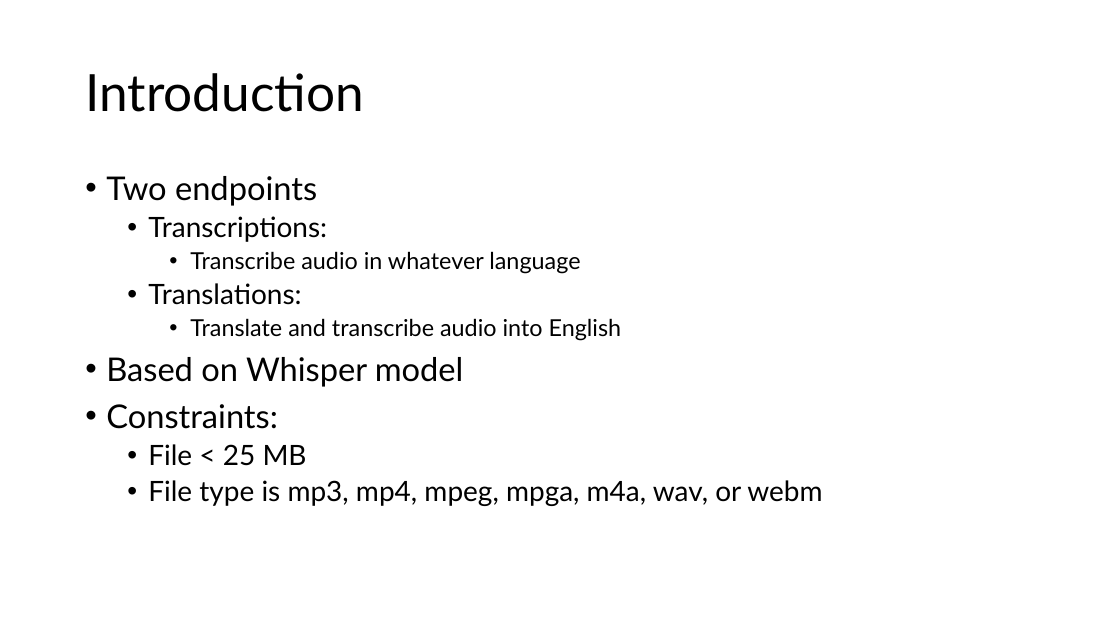
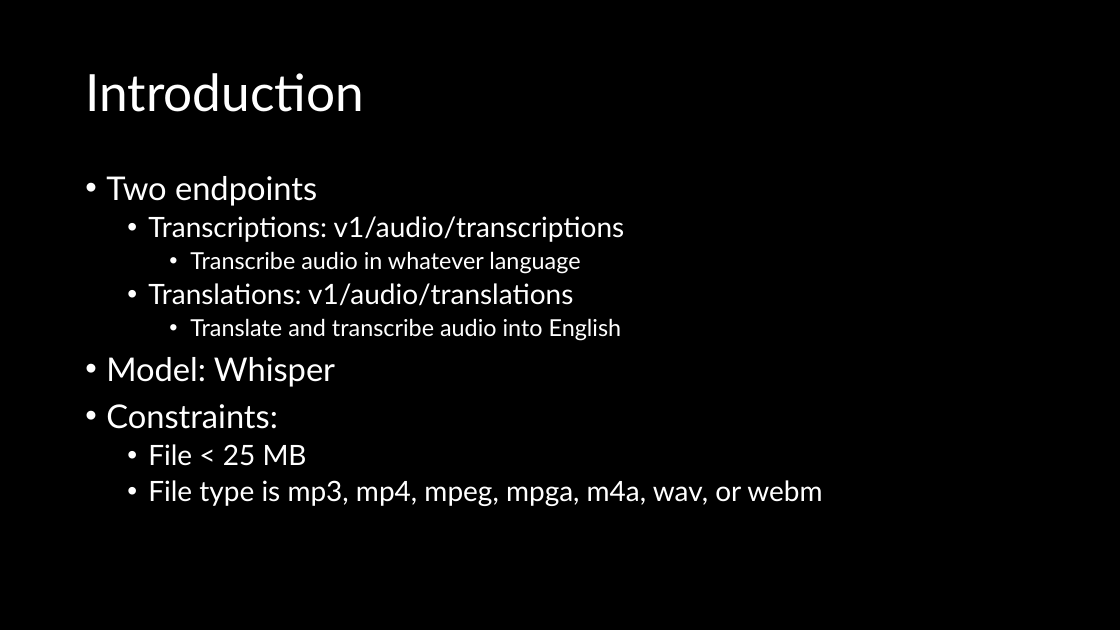
Before and after one commit to sammmmmmiller/CS584, a slide deck: slide 20 of cs584present.pptx (slide 21 before the commit). Drawn at 1120x630 pixels with LibreOffice and Linux fonts; fonts in the diff are those of the drawing. Boxes give left, top, right and bottom in pixels: in the first picture for what was removed or moved away, otherwise in the second. Text is boxed around its words. In the diff, an @@ line names an element or a change of style, - is before the commit and + after.

```diff
--- a/cs584present.pptx
+++ b/cs584present.pptx
@@ background #FFFFFF to #000000 @@
@@ title "Introduction" at bbox=[85, 73, 364, 112]: text colour #000000 to #FFFFFF @@
@@ text at bbox=[106, 176, 822, 506]: text colour #000000 to #FFFFFF in "Two endpoints", "Transcribe audio in whatever language", "Translate and transcribe audio into English", "Constraints:" and 2 more places @@
@@ text at bbox=[148, 216, 625, 242]: text changed; text colour #000000 to #FFFFFF @@
-  • Transcriptions:
+  • Transcriptions: v1/audio/transcriptions
@@ text at bbox=[148, 283, 573, 306]: text changed; text colour #000000 to #FFFFFF @@
-  • Translations:
+  • Translations: v1/audio/translations
@@ text at bbox=[106, 357, 335, 387]: text changed; text colour #000000 to #FFFFFF @@
-• Based on Whisper model
+• Model: Whisper
```
Also in this commit, not shown: 21 other slides changed, 4 slides added, 3 slides removed.
